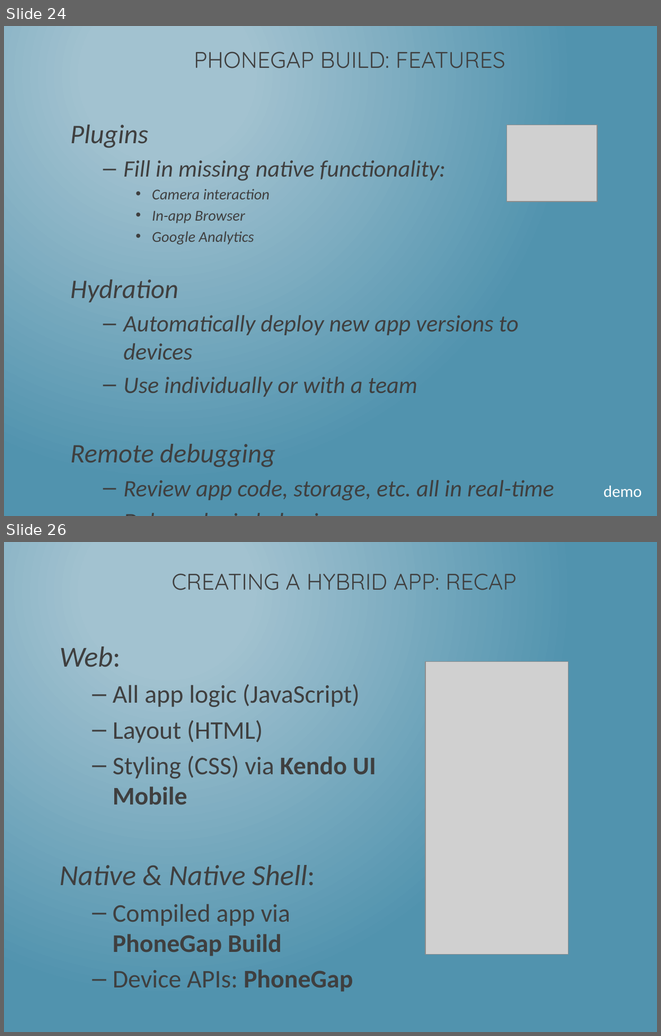
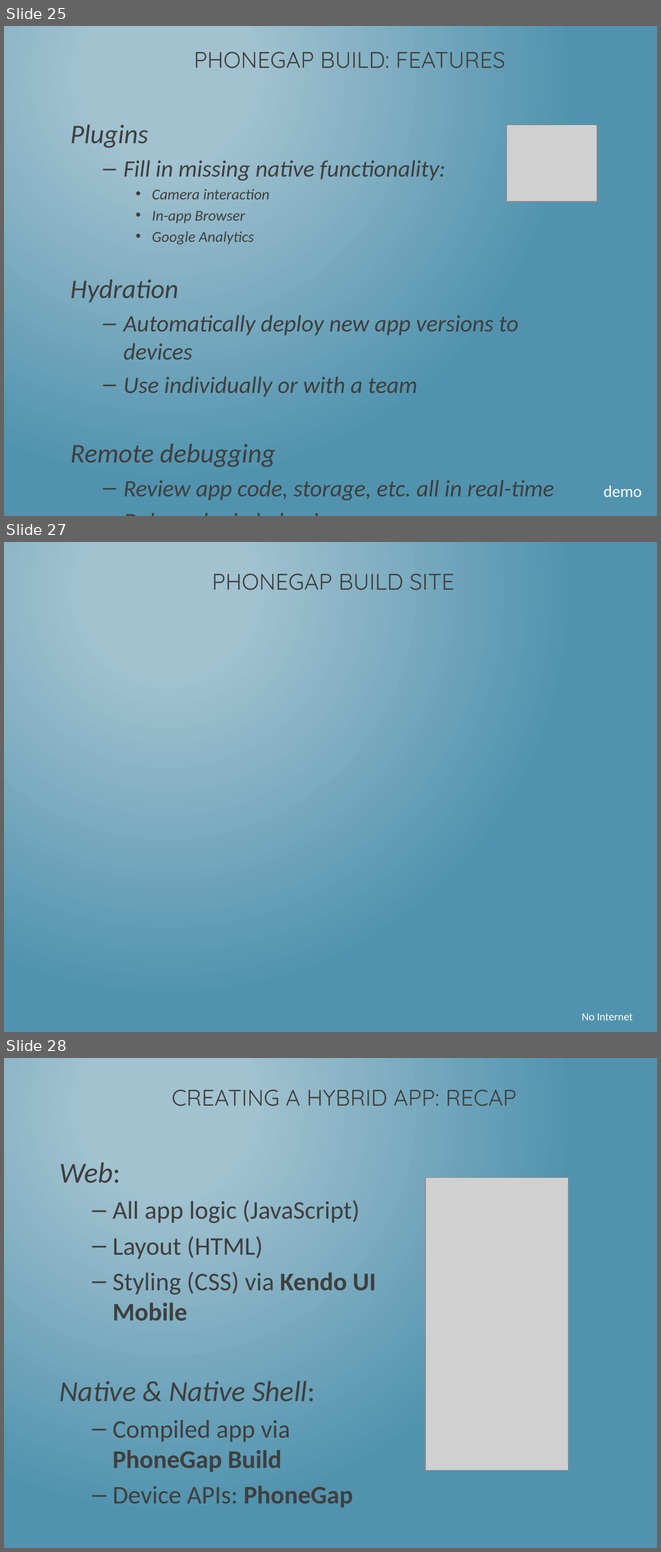
Before and after one commit to dotNetkow/Presentations, a slide deck: 2014-08-11 That Conference - Hybrid Apps/Building PhoneGap Mobile App w KendoUI.pptx. Shown one above the other, each under a label of ours: slides 24 and 26 before the commit, slides 25, 27 and 28 after it; the slides between them are not shown. The pictures are 661x1036 and 661x1552 pixels, drawn with LibreOffice and Linux fonts; fonts in the diff are those of the drawing; grey boxes stand for pictures. Boxes give left, top, right and bottom in pixels: in the first picture for what was removed or moved away, otherwise in the second. Text is boxed around its words. In the diff, an @@ line names an element or a change of style, - is before the commit and + after.

```diff
--- a/2014-08-11 That Conference - Hybrid Apps/Building PhoneGap Mobile App w KendoUI.pptx
+++ b/2014-08-11 That Conference - Hybrid Apps/Building PhoneGap Mobile App w KendoUI.pptx
@@ slide 27 added at [4, 542, 657, 1032], background gradient #A3C3D1 to #5194AF @@
@@ title added at [212, 573, 454, 590], 25 pt, text #3F3F3F @@
+PHONEGAP BUILD SITE
@@ text added at [582, 1013, 633, 1020], 12 pt, text #FFFFFF @@
+No Internet
@@ what was slide 24 is now slide 25 @@
@@ what was slide 26 is now slide 28 @@
```
Also in this commit, not shown: 4 slides changed, 1 other slide added, 1 slide removed, 1 other file.
